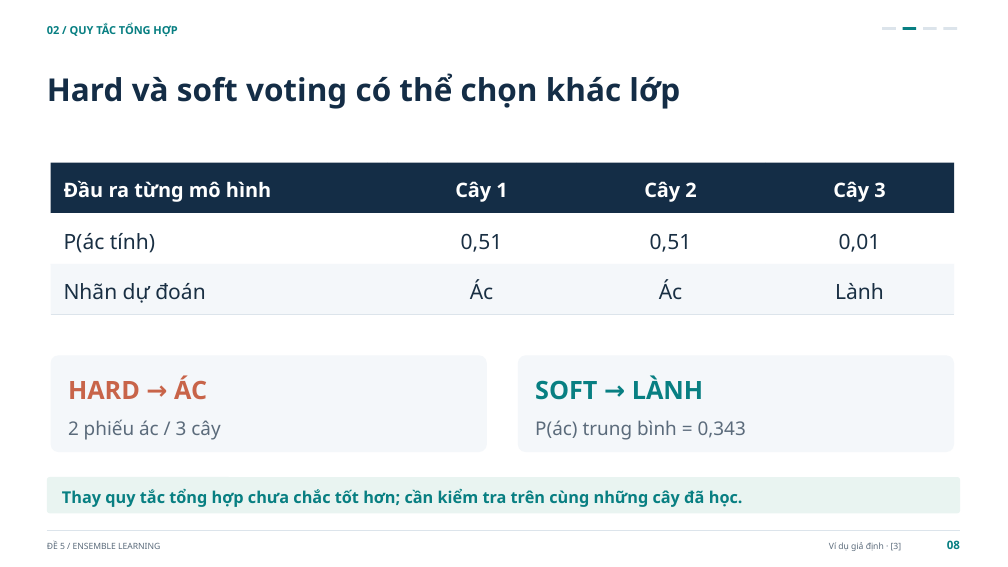
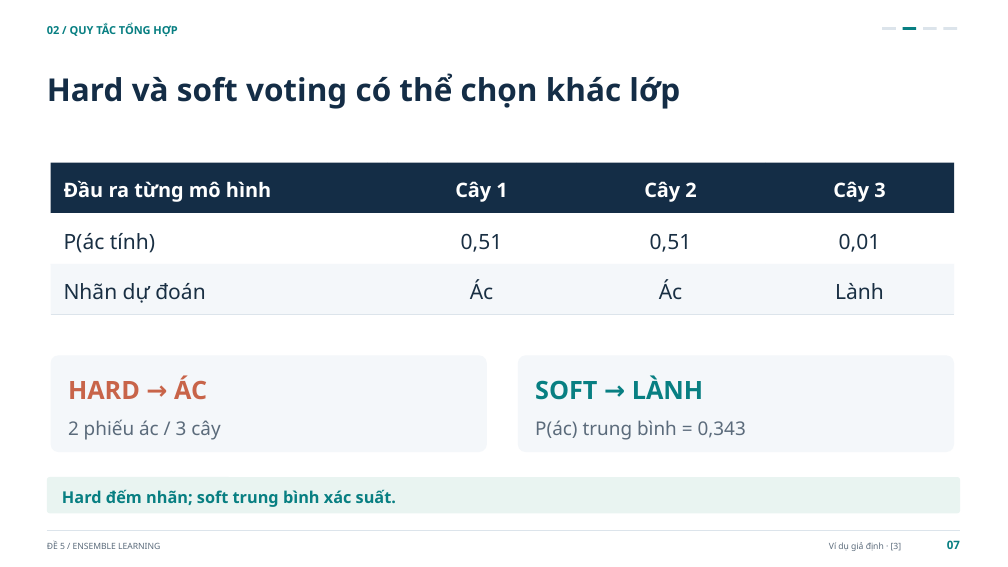
Before and after one commit to Huyngaongow/hocmaygk, a slide deck: slide 7 of De_5_Ensemble_Learning.pptx (slide 8 before the commit). Drawn at 1008x567 pixels with LibreOffice and Linux fonts; fonts in the diff are those of the drawing. Boxes give left, top, right and bottom in pixels: in the first picture for what was removed or moved away, otherwise in the second. Text is boxed around its words. In the diff, an @@ line names an element or a change of style, - is before the commit and + after.

```diff
--- a/De_5_Ensemble_Learning.pptx
+++ b/De_5_Ensemble_Learning.pptx
@@ text at (x1=62, y1=489, x2=396, y2=507): text changed @@
-Thay quy tắc tổng hợp chưa chắc tốt hơn; cần kiểm tra trên cùng những cây đã học.
+Hard đếm nhãn; soft trung bình xác suất.
@@ text at (x1=947, y1=540, x2=960, y2=549): text changed @@
-08
+07
```
Also in this commit, not shown: 22 other slides changed, 4 slides removed, 7 other files.
